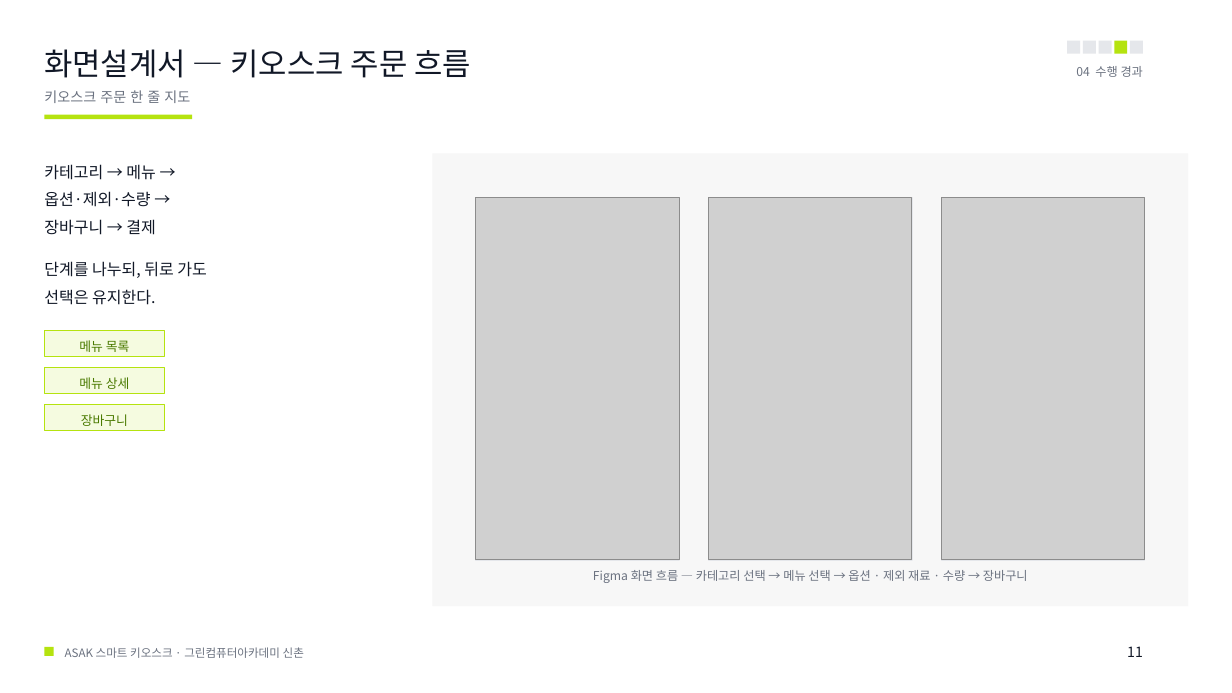
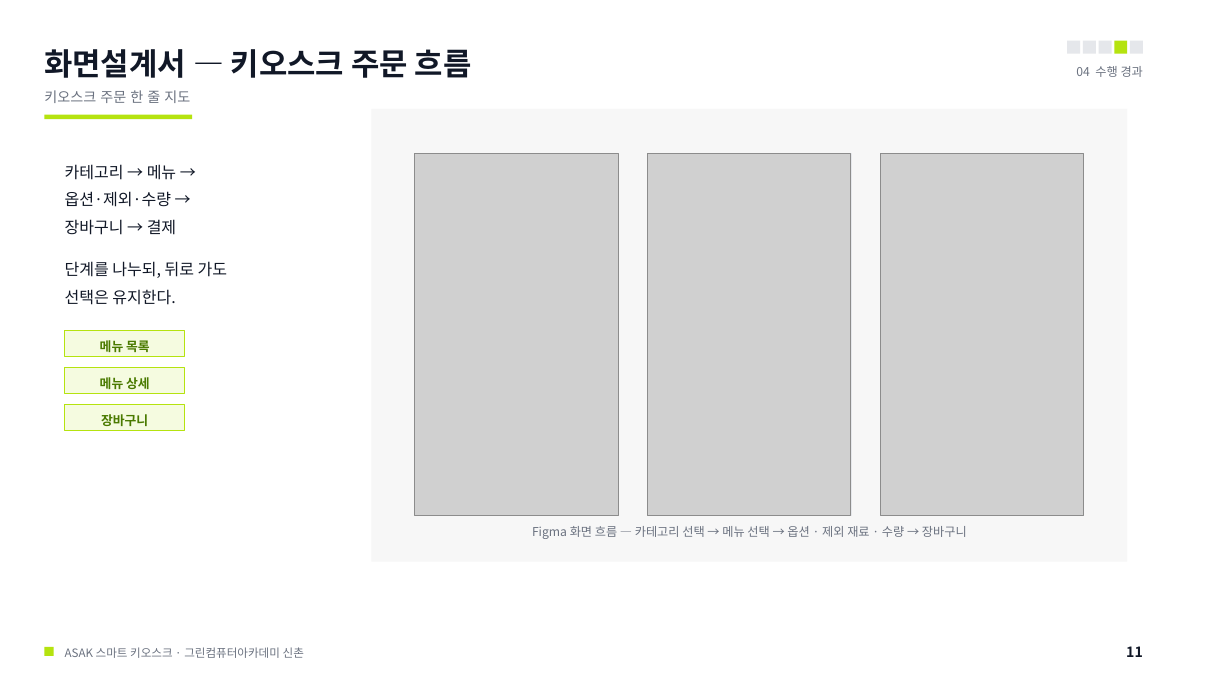
Before and after one commit to hagenie128/ASAK, a slide deck: slide 11 of docs/00_presentation/00_ppt/ASAK_샐러드_스마트키오스크.pptx. Drawn at 1232x693 pixels with LibreOffice and Linux fonts; fonts in the diff are those of the drawing; grey boxes stand for pictures. Boxes give left, top, right and bottom in pixels: in the first picture for what was removed or moved away, otherwise in the second. Text is boxed around its words. In the diff, an @@ line names an element or a change of style, - is before the commit and + after.

```diff
--- a/docs/00_presentation/00_ppt/ASAK_샐러드_스마트키오스크.pptx
+++ b/docs/00_presentation/00_ppt/ASAK_샐러드_스마트키오스크.pptx
@@ 6 pictures, 1 text, 1 rectangle: place and size @@
-6 pictures, 1 text, 1 rectangle at [433,153,1189,606]
+6 pictures, 1 text, 1 rectangle at [372,109,1128,562]
@@ bold on in 5 elements at [44,49,472,78], [1126,646,1143,657], [100,340,150,352], [100,377,150,389], [101,414,148,426] @@
@@ 5 texts, 3 rectangles: place and size @@
-5 texts, 3 rectangles at [44,164,206,431]
+5 texts, 3 rectangles at [65,164,227,431]
```
Also in this commit, not shown: 20 other slides changed, 1 other file.
